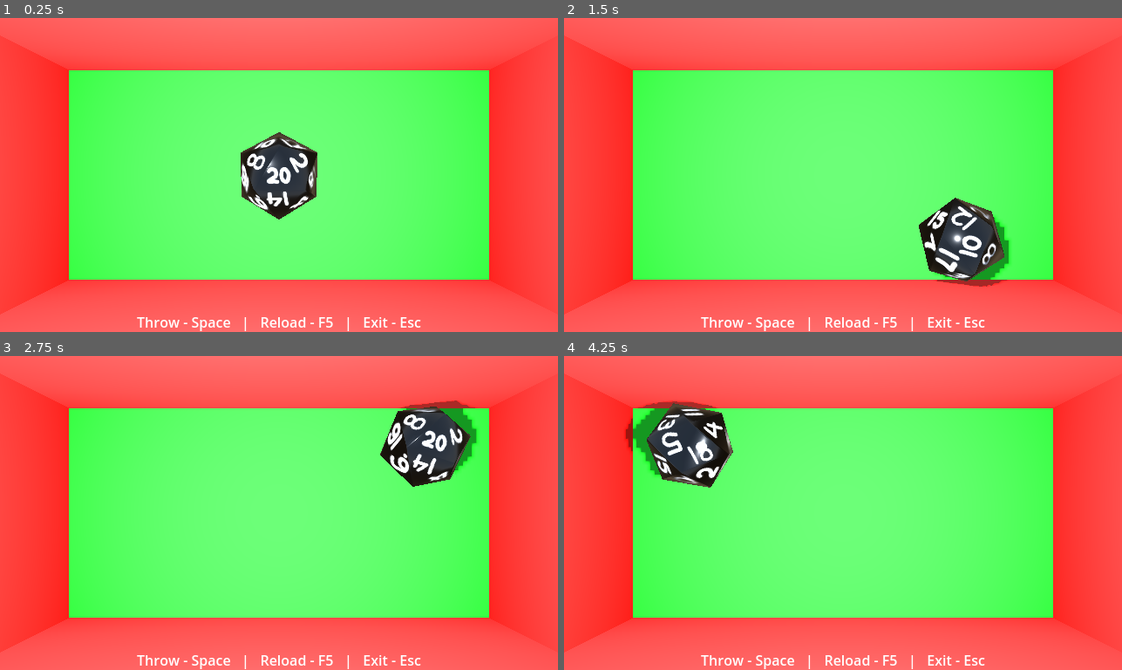
Above: before the commit, frames 1-4 (two rows, left to right).
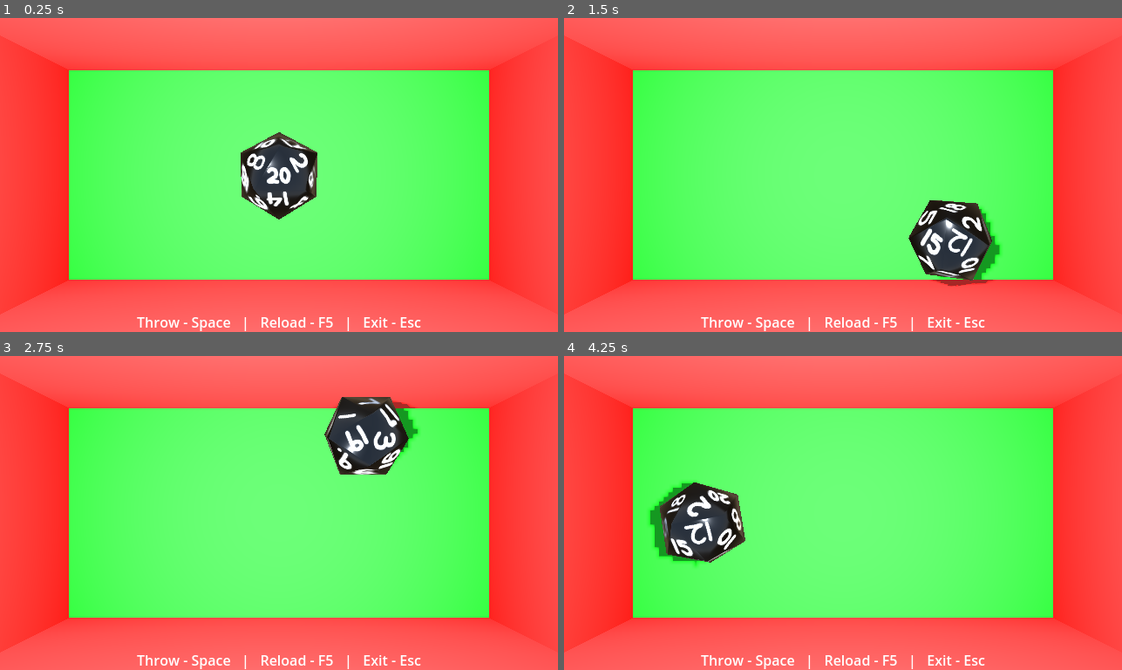
Above: after the commit, the same moments.

Repository: bdog2112/clay-dice
Game: Godot game, scene res://main.tscn
Same seed, same stepped clock (60 frames per second), same inputs: the game is played once before the commit and once after it.
Inputs:
- Up to frame 1 (0.25 s): no input
- Up to frame 2 (1.5 s): tap Enter (ui_accept) at 0.5, 0.77 s
- Up to frame 3 (2.75 s): tap Enter (ui_accept) at 1.52 s
- Up to frame 4 (4.25 s): tap Enter (ui_accept) at 2.75, 3.02, 3.77 s

The runs differ from the first frame. In frame 1, less than 0.1% of the frame differs, in the area x 47-49%, y 38-39%; in frame 2, 3.1%; in frame 3, 5.9%; in frame 4, 7.3%, in the area x 11-33%, y 14-68%.

Commit message:
Tweaked physics for greater precision

Diff:
--- a/project/project.godot
+++ b/project/project.godot
@@ -41,6 +41,10 @@
 [physics]
 
 3d/physics_engine="Jolt Physics"
+jolt_physics_3d/simulation/velocity_steps=12
+jolt_physics_3d/simulation/position_steps=4
+jolt_physics_3d/simulation/penetration_slop=0.005
+jolt_physics_3d/simulation/speculative_contact_distance=0.01
 
 [rendering]
 
